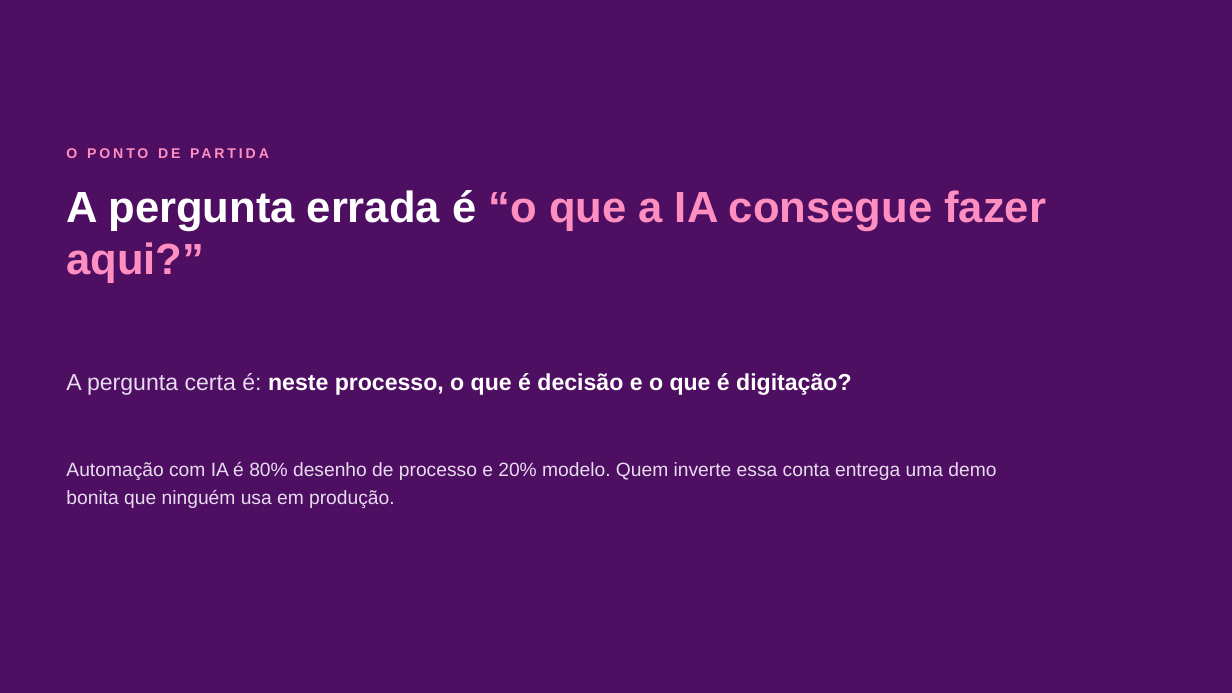
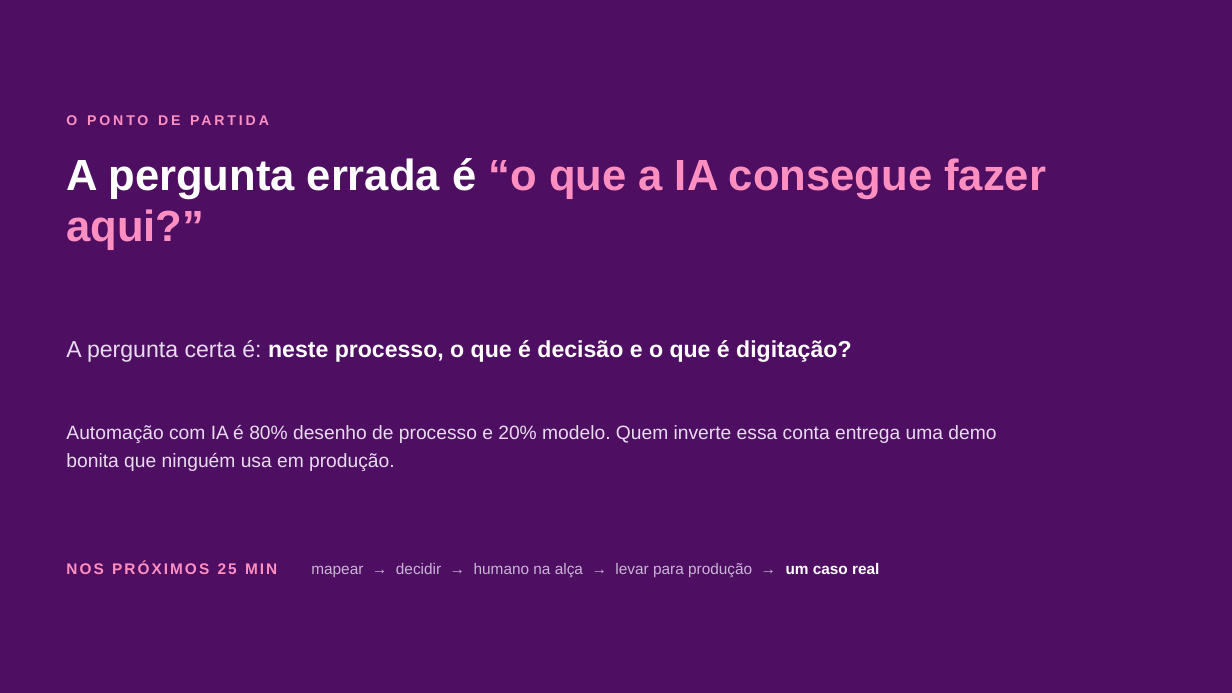
Before and after one commit to gabrcs/casamentos-app, a slide deck: slide 2 of talks/serasa-ia-automacao/deck.pptx. Drawn at 1232x693 pixels with LibreOffice and Linux fonts; fonts in the diff are those of the drawing. Boxes give left, top, right and bottom in pixels: in the first picture for what was removed or moved away, otherwise in the second. Text is boxed around its words. In the diff, an @@ line names an element or a change of style, - is before the commit and + after.

```diff
--- a/talks/serasa-ia-automacao/deck.pptx
+++ b/talks/serasa-ia-automacao/deck.pptx
@@ text "A pergunta errada é “o ...": place and size @@
-text "A pergunta errada é “o ..." at [66, 190, 1046, 283]
+text "A pergunta errada é “o ..." at [66, 158, 1046, 250]
@@ 3 texts: place and size @@
-3 texts at [66, 148, 996, 508]
+3 texts at [66, 115, 996, 471]
@@ text added at [66, 561, 879, 577], 12 pt, text #C9B6D4 @@
+NOS PRÓXIMOS 25 MIN mapear → decidir → humano na alça → levar para produção → um caso real
```
Also in this commit, not shown: 5 other slides changed, 9 slides added, 13 slides removed, 4 other files.
